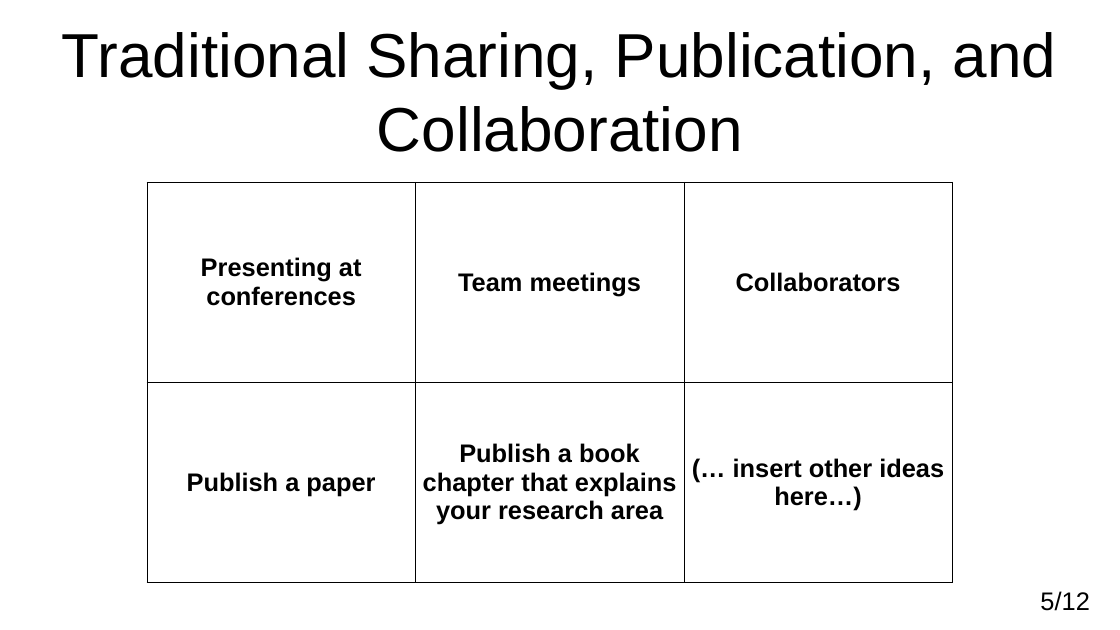
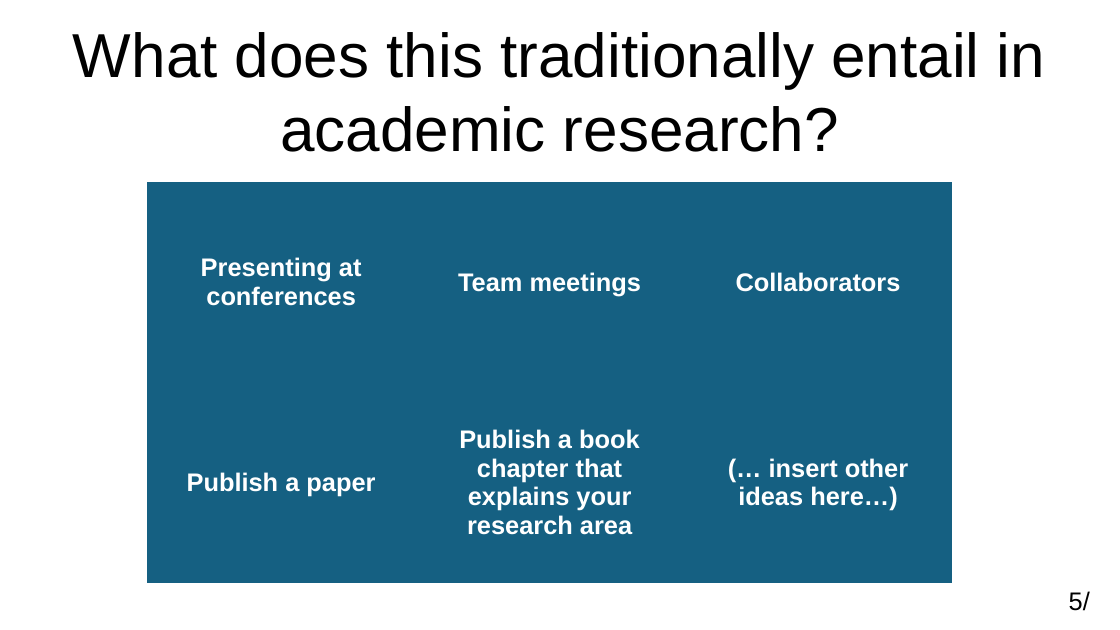
Before and after one commit to adamkewley/rse-meetups, a slide deck: slide 5 of 2_SharingAndCollaboration/PresentationSlides.odp. Drawn at 1120x630 pixels with LibreOffice and Linux fonts; fonts in the diff are those of the drawing. Boxes give left, top, right and bottom in pixels: in the first picture for what was removed or moved away, otherwise in the second. Text is boxed around its words. In the diff, an @@ line names an element or a change of style, - is before the commit and + after.

```diff
--- a/2_SharingAndCollaboration/PresentationSlides.odp
+++ b/2_SharingAndCollaboration/PresentationSlides.odp
@@ title at (73, 32, 1045, 152): text changed @@
-Traditional Sharing, Publication, and Collaboration
+What does this traditionally entail in academic research?
@@ table at (147, 182, 952, 582) @@
@@ fill none to #156082 in 6 cells @@
@@ text colour #000000 to #FFFFFF @@
@@ borders changed @@
@@ page number at (1069, 591, 1090, 611): text changed @@
-5/12
+5/
```
Also in this commit, not shown: 10 other slides changed, 1 slide added.
